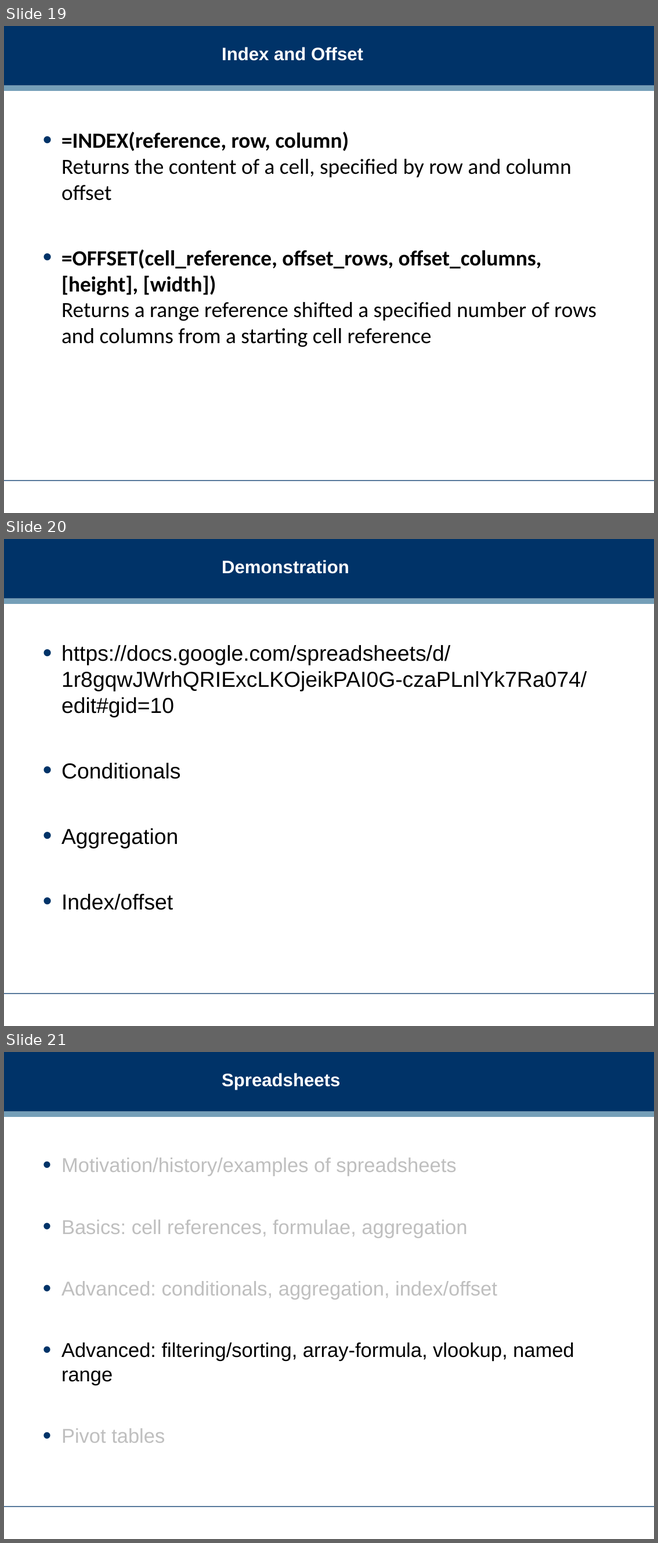
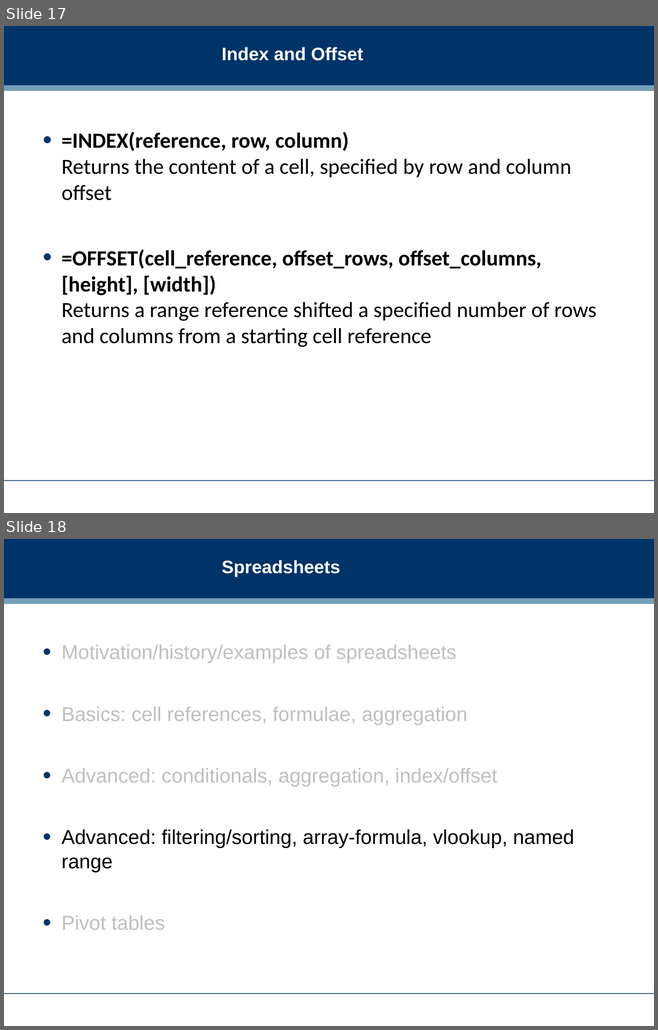
Before and after one commit to dreamind/ix, a slide deck: lectures/spreadsheet/spreadsheet.ppt. Shown one above the other, each under a label of ours: slides 19, 20 and 21 before the commit, slides 17 and 18 after it. The pictures are 658x1543 and 658x1030 pixels, drawn with LibreOffice and Linux fonts; fonts in the diff are those of the drawing; background and template pictures are left out. Boxes give left, top, right and bottom in pixels: in the first picture for what was removed or moved away, otherwise in the second. Text is boxed around its words. In the diff, an @@ line names an element or a change of style, - is before the commit and + after.

Commit message:
Unpublishing spreadsheet demos (wrong links used)

```diff
--- a/lectures/spreadsheet/spreadsheet.ppt
+++ b/lectures/spreadsheet/spreadsheet.ppt
@@ slide 20 removed at <box>4,539,654,1026</box>, background #FFFFFF; not listed: 3 template elements that a slide beside it also shows @@
@@ title removed at <box>221,560,349,574</box> @@
-Demonstration
@@ text removed at <box>61,645,586,910</box> @@
-• https://docs.google.com/spreadsheets/d/1r8gqwJWrhQRIExcLKOjeikPAI0G-czaPLnlYk7Ra074/edit#gid=10
-• Conditionals
-• Aggregation
-• Index/offset
@@ what was slide 19 is now slide 17 @@
@@ what was slide 21 is now slide 18 @@
```
Also in this commit, not shown: 3 other slides removed.
